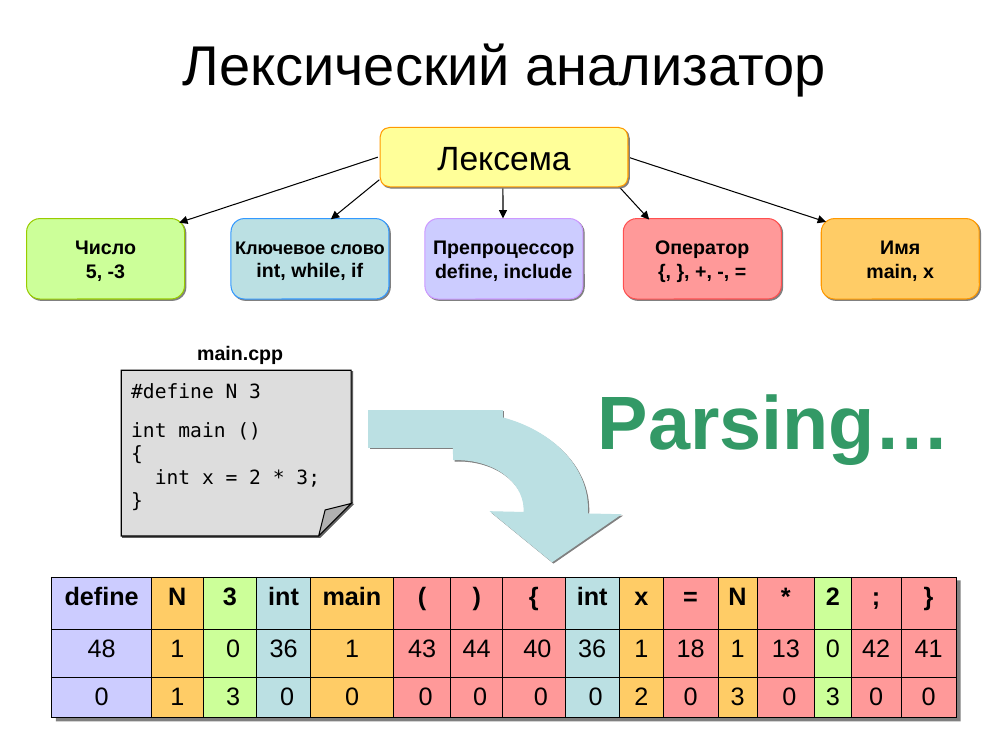
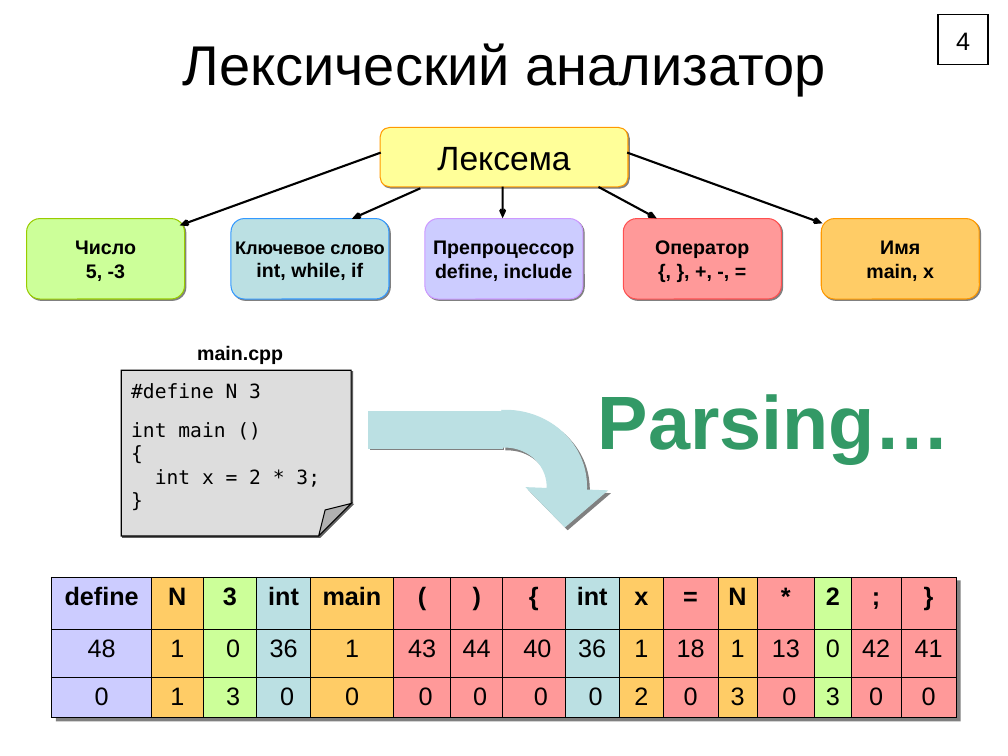
Before and after one commit to Klesomik/Compiler, a slide deck: slide 4 of Compiler/Theory/Report.ppt (slide 6 before the commit). Drawn at 1008x756 pixels with LibreOffice and Linux fonts; fonts in the diff are those of the drawing. Boxes give left, top, right and bottom in pixels: in the first picture for what was removed or moved away, otherwise in the second. Text is boxed around its words. In the diff, an @@ line names an element or a change of style, - is before the commit and + after.

```diff
--- a/Compiler/Theory/Report.ppt
+++ b/Compiler/Theory/Report.ppt
@@ rectangle added at (938,15,989,66), fill #FFFFFF, outline #000000 0.74 pt, 18 pt, text #000000 @@
+4
@@ arrow moved from (378, 157) - (179, 223) to (381, 152) - (179, 226) @@
@@ arrow (381, 152) - (179, 226): stroke #000000 0.74 pt to #000000 1.5 pt; arrowheads changed @@
@@ arrow moved from (628, 157) - (826, 222) to (627, 152) - (823, 224) @@
@@ arrow (627, 152) - (823, 224): stroke #000000 0.74 pt to #000000 1.5 pt; arrowheads changed @@
@@ arrow moved from (379, 179) - (331, 220) to (420, 188) - (352, 219) @@
@@ arrow (420, 188) - (352, 219): stroke #000000 0.74 pt to #000000 1.5 pt; arrowheads changed @@
@@ arrow (503, 186) - (503, 218): stroke #000000 0.74 pt to #000000 1.5 pt; arrowheads changed @@
@@ arrow moved from (619, 186) - (649, 220) to (599, 186) - (657, 219) @@
@@ arrow (599, 186) - (657, 219): stroke #000000 0.74 pt to #000000 1.5 pt; arrowheads changed @@
@@ freeform shape at (420,407,590,567): shadow changed; outline redrawn @@
```
Also in this commit, not shown: 6 other slides changed, 5 slides added, 5 slides removed, 19 other files.
